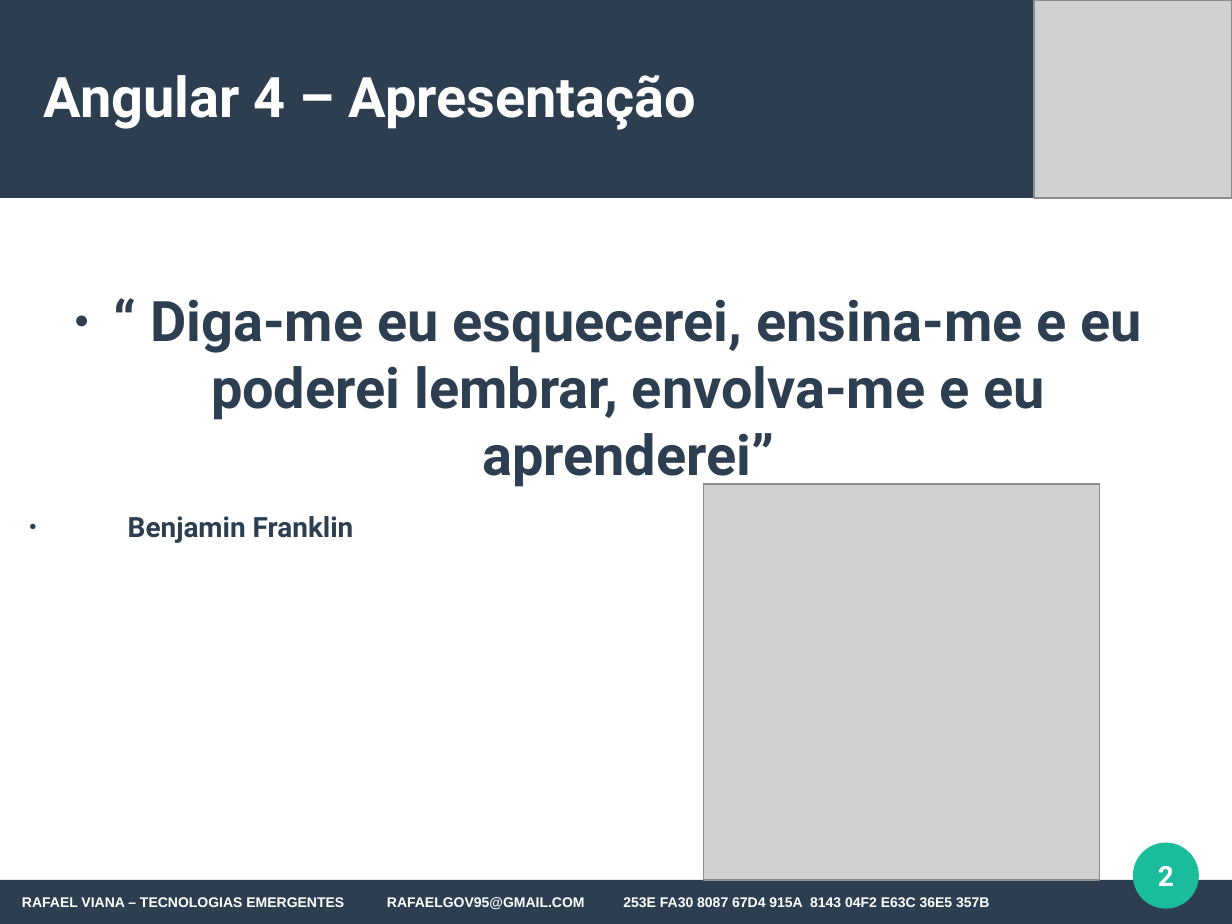
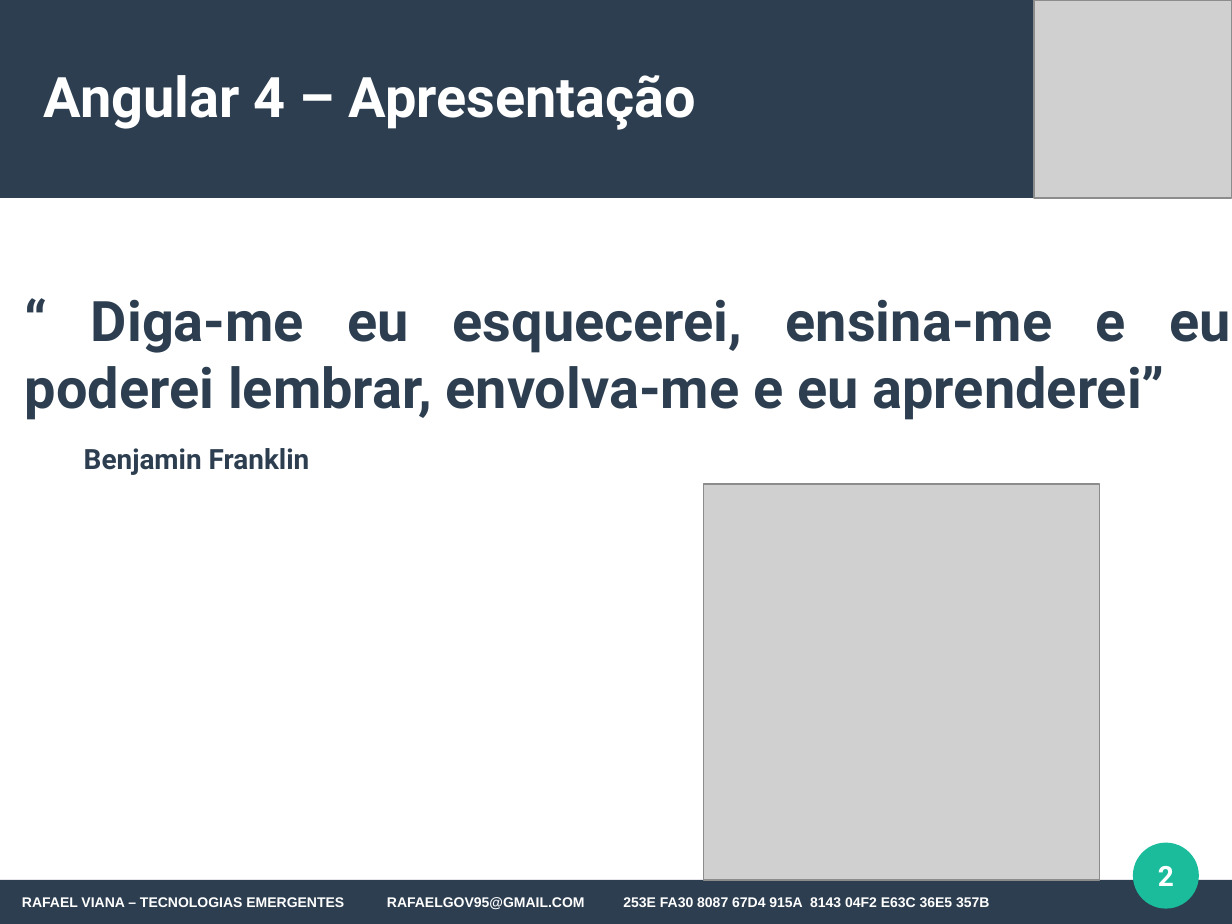
Before and after one commit to rafaelgov95/TE, a slide deck: slide 2 of Apresentação/Angular-4.odp. Drawn at 1232x924 pixels with LibreOffice and Linux fonts; fonts in the diff are those of the drawing; grey boxes stand for pictures. Boxes give left, top, right and bottom in pixels: in the first picture for what was removed or moved away, otherwise in the second. Text is boxed around its words. In the diff, an @@ line names an element or a change of style, - is before the commit and + after.

```diff
--- a/Apresentação/Angular-4.odp
+++ b/Apresentação/Angular-4.odp
@@ text "“ Diga-me eu esquecerei, ensina-me ...": place and size @@
-text "“ Diga-me eu esquecerei, ensina-me ..." at [128,299,1142,543]
+text "“ Diga-me eu esquecerei, ensina-me ..." at [25,299,1230,475]
@@ text at [25,299,1230,420]: alignment centre to justified @@
```
Also in this commit, not shown: 1 other file.
